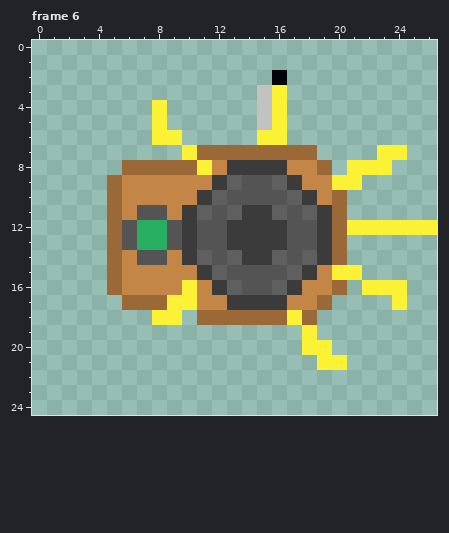
Edited in one commit: pixel-art file (SSA - Subory/RadioAnim.ase). Above is the file before it was changed.
27x25 pixels, 8 frames. Shown: frame 6. The commit also changed other frames, which this record leaves out.
After the commit:
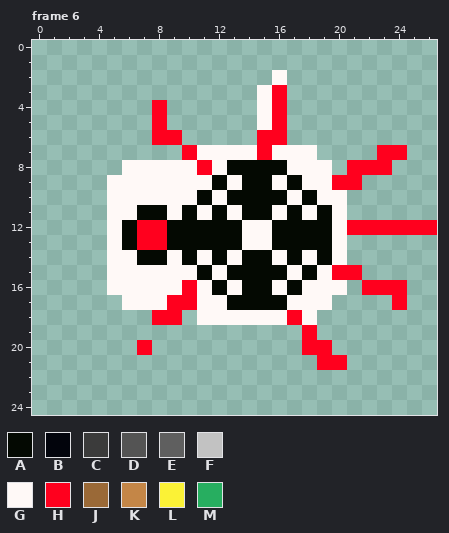
Palette (. is transparent): A #040902  B #02040c  C #3b3b3b  D #545454  E #5f5f5f  F #c2c2c2  G #fff9f7  H #ff001e  J #9a6937  K #c48647  L #fbf236  M #27ae60
From old to new:
layer "Layer 2" added
Changed rows in their new state; - is an unchanged pixel.
Frame 6, layer "Layer 2":
first column x 5:
 2 -----------G----------
 3 ----------GH----------
 4 ---H------GH----------
 5 ---H------GH----------
 6 ---HH-----HH----------
 7 -----HGGGGHGGG----HH--
 8 -GGGGGHGAAAAGGG-HHH---
 9 GGGGGGGAGAAGAGGHH-----
10 GGGGGGAGAAAAGAGG------
11 GGAAGAGAGAAGAGAG------
12 GAHHAAAAAGGAAAAGHHHHHH
13 GAHHAAAAAGGAAAAG------
14 GGAAGAGAGAAGAGAG------
15 GGGGGGAGAAAAGAGHH-----
16 GGGGGHGAGAAGAGGG-HHH--
17 -GGGHHGGAAAAGGG----H--
18 ---HH-GGGGGGHG--------
19 -------------H--------
20 --H----------HH-------
21 --------------HH------
Pixel boxes of the changes (left, top, right, bottom) in both pictures:
changed: (107, 70, 437, 370)
